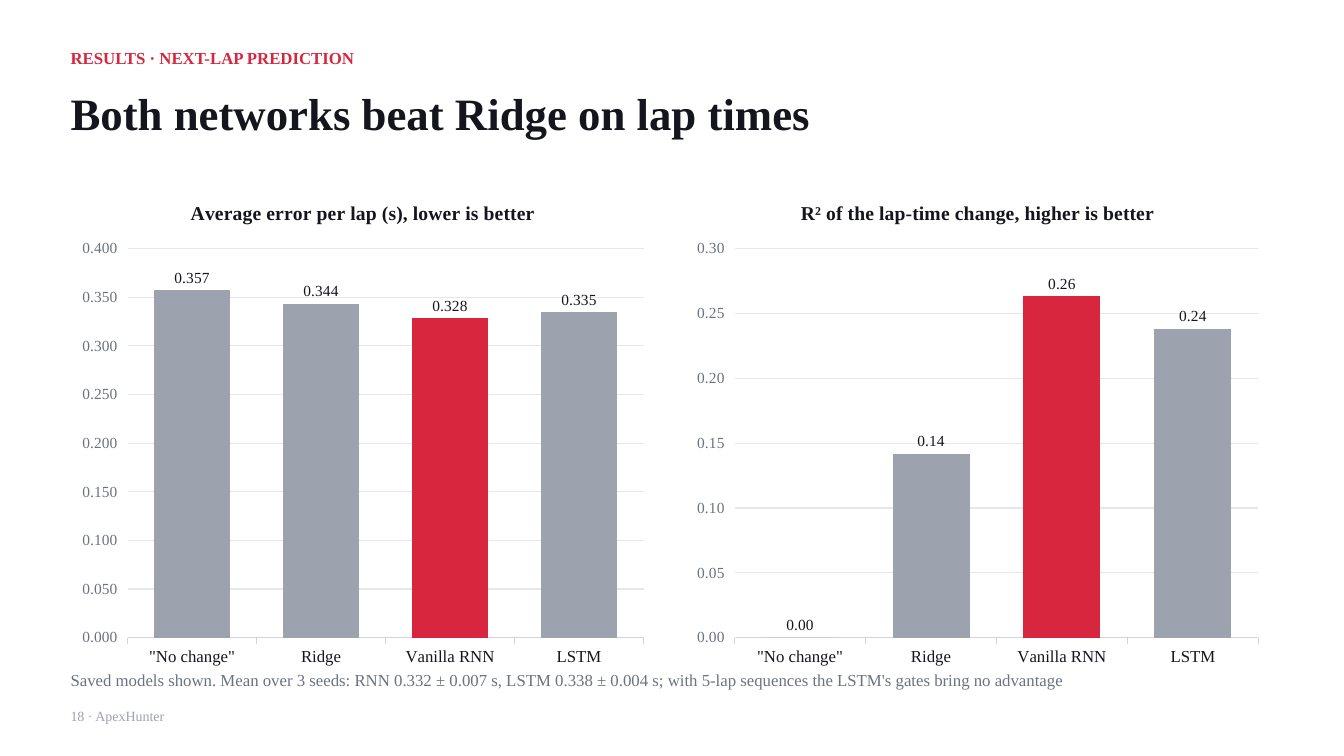
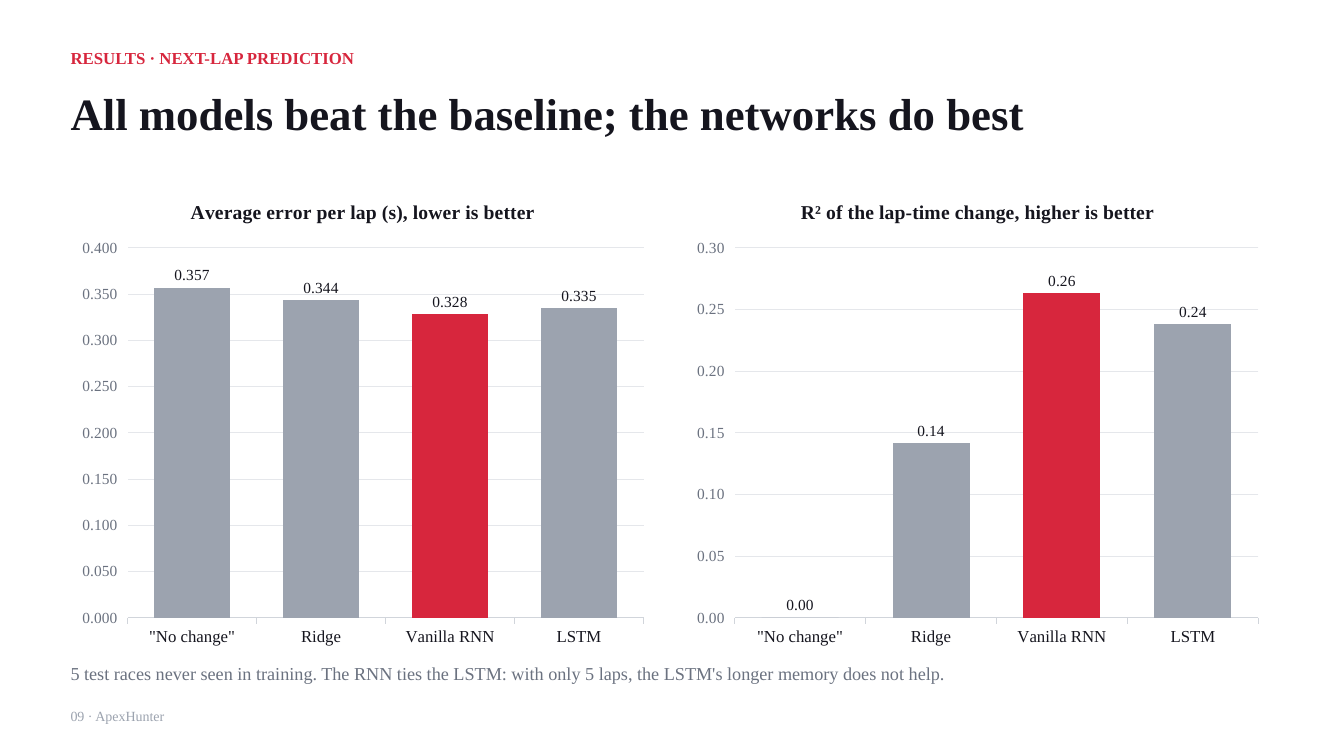
Before and after one commit to ParinShah2312/ApexHunter, a slide deck: slide 9 of docs/submission/ApexHunter_Presentation.pptx (slide 18 before the commit). Drawn at 1344x756 pixels with LibreOffice and Linux fonts; fonts in the diff are those of the drawing. Boxes give left, top, right and bottom in pixels: in the first picture for what was removed or moved away, otherwise in the second. Text is boxed around its words. In the diff, an @@ line names an element or a change of style, - is before the commit and + after.

```diff
--- a/docs/submission/ApexHunter_Presentation.pptx
+++ b/docs/submission/ApexHunter_Presentation.pptx
@@ text at (71,99,1023,137): text changed @@
-Both networks beat Ridge on lap times
+All models beat the baseline; the networks do best
@@ column chart: place and size @@
-column chart at (71,181,655,676)
+column chart at (71,181,655,655)
@@ column chart: place and size @@
-column chart at (686,181,1270,676)
+column chart at (686,181,1270,655)
@@ text at (71,667,945,684): text changed; size 12 to 13 pt @@
-Saved models shown. Mean over 3 seeds: RNN 0.332 ± 0.007 s, LSTM 0.338 ± 0.004 s; with 5-lap sequences the LSTM's gates bring no advantage
+5 test races never seen in training. The RNN ties the LSTM: with only 5 laps, the LSTM's longer memory does not help.
@@ text at (71,712,164,724): text changed @@
-18 · ApexHunter
+09 · ApexHunter
```
Also in this commit, not shown: 9 other slides changed, 2 slides added, 14 slides removed, 2 other files.
